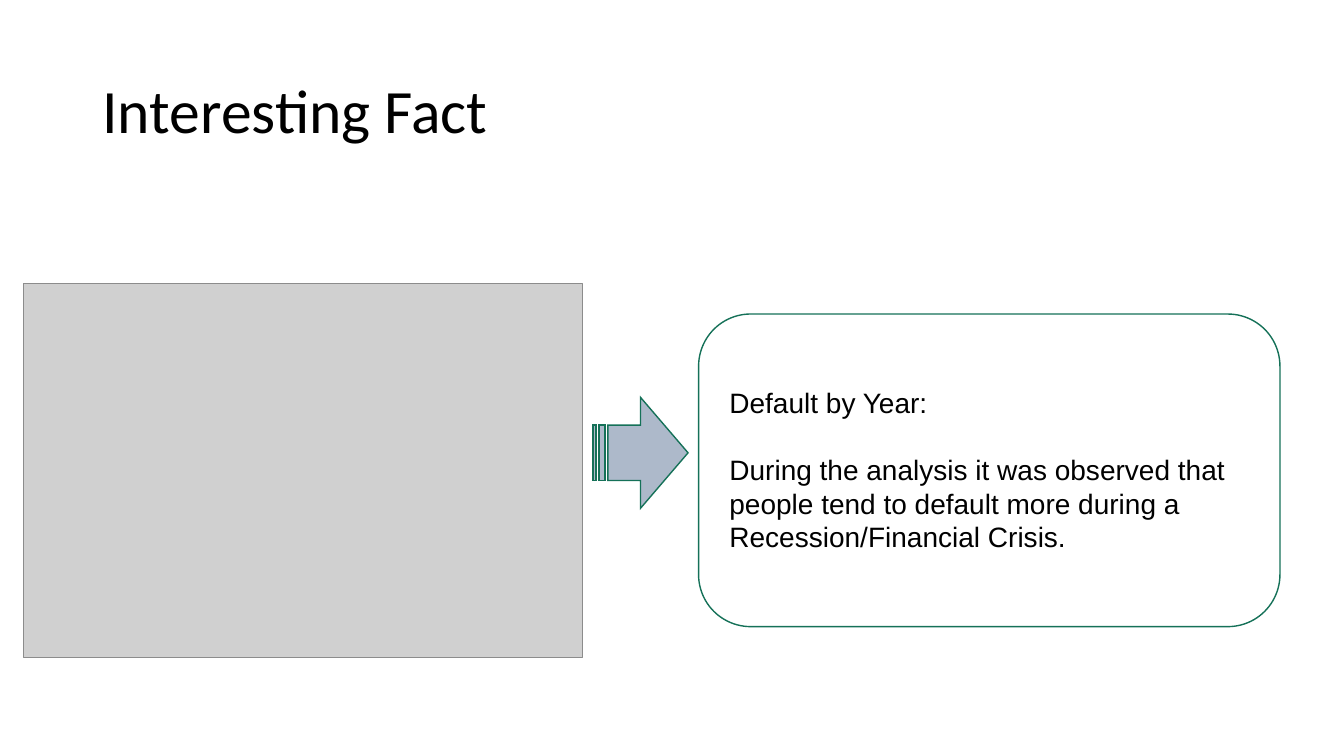
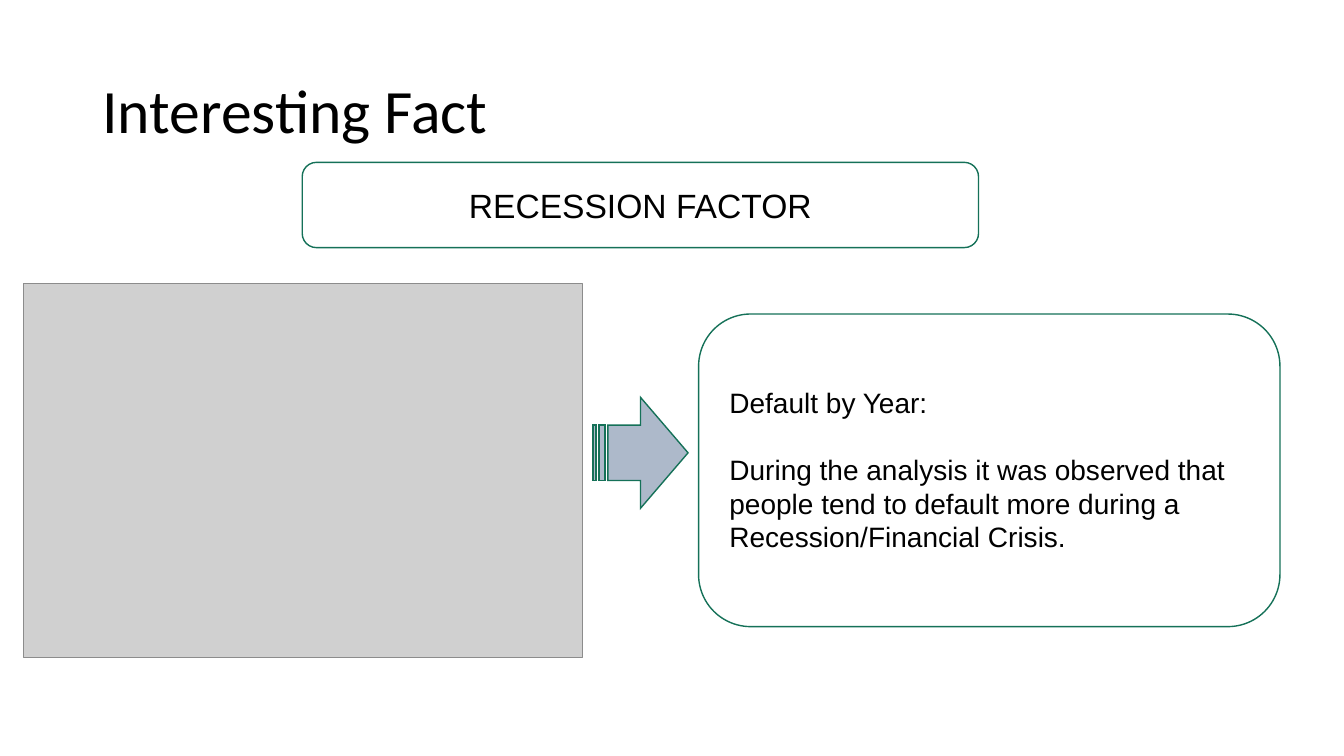
Before and after one commit to arunvincy/REPRTS, a slide deck: slide 12 of LENDING CLUB.pptx. Drawn at 1344x756 pixels with LibreOffice and Linux fonts; fonts in the diff are those of the drawing; grey boxes stand for pictures. Boxes give left, top, right and bottom in pixels: in the first picture for what was removed or moved away, otherwise in the second. Text is boxed around its words. In the diff, an @@ line names an element or a change of style, - is before the commit and + after.

```diff
--- a/LENDING CLUB.pptx
+++ b/LENDING CLUB.pptx
@@ rounded rectangle added at (302, 162, 979, 248), outline #157259 1 pt @@
@@ text added at (469, 194, 812, 219), 24 pt, text #000000 @@
+RECESSION FACTOR
```
Also in this commit, not shown: 3 other slides changed.
